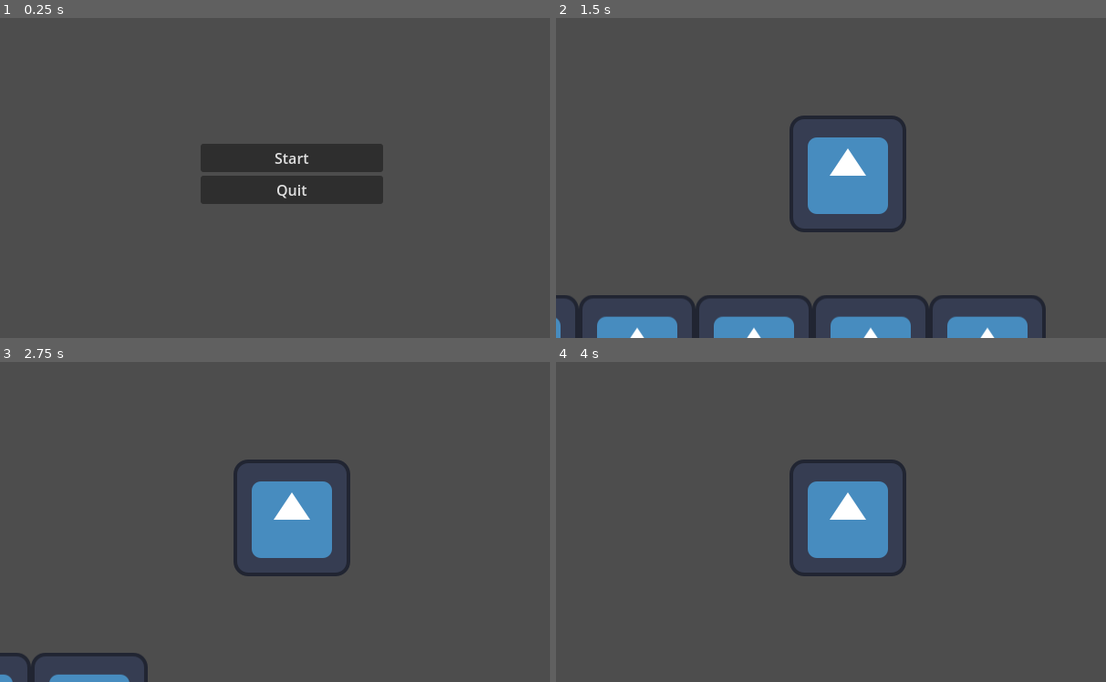
Above: before the commit, frames 1-4 (two rows, left to right).
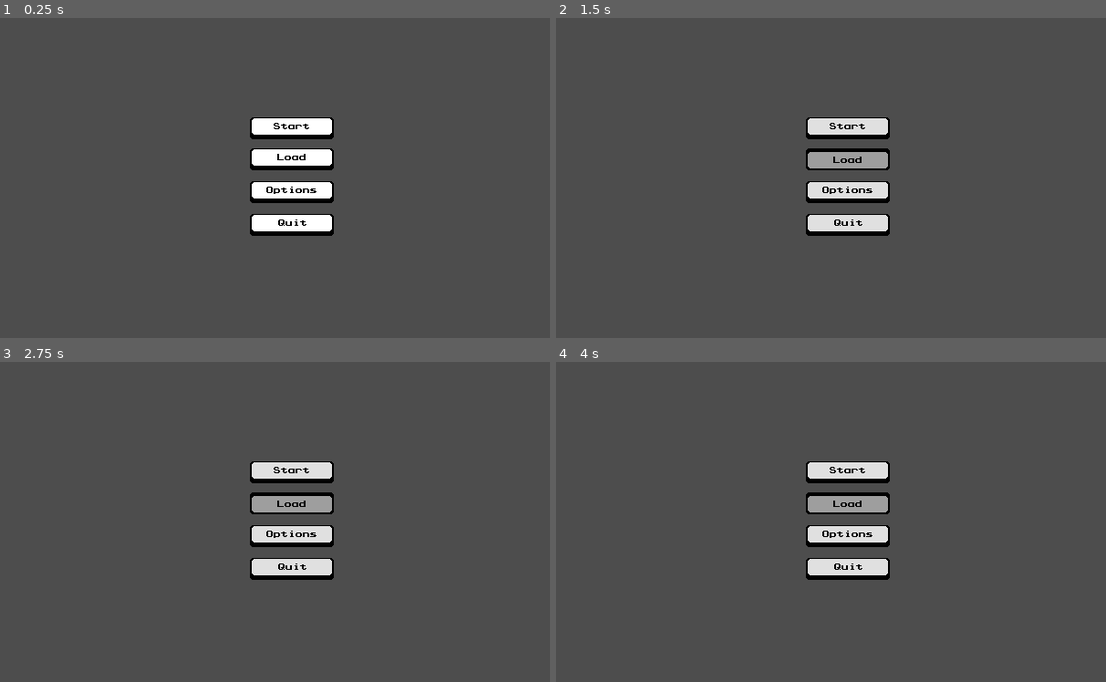
Above: after the commit, the same moments.

Repository: VeeT23/gmtk_2025
Game: Godot game, scene res://ui/main_menu.tscn
Two runs of this game, one before a commit and one after it. Both use one fixed random seed, a clock stepped at 60 frames per second and the inputs below. The engine's default icon, where the game draws it, is replaced by a stand-in: a white triangle on a blue panel in a dark square.
Inputs (mouse positions are in pixels of both pictures, inside the frame that each line leads up to):
- Up to frame 1 (0.25 s): no input
- Up to frame 2 (1.5 s): click (847, 158) at 0.5 s, where only the run before the commit has a clickable "Start"; tap Enter (ui_accept) at 1.25 s; move the mouse to (974, 158) at 1.27 s; hold D (right) from 1.28 s (still down); click (974, 158) at 1.42 s
- Up to frame 3 (2.75 s): keep holding D (right); tap Enter (ui_accept) at 1.52, 2.27 s; move the mouse to (176, 534) at 2.02 s; click (176, 534) at 2.17 s
- Up to frame 4 (4 s): move the mouse to (908, 445) at 2.77 s; release D (right) at 2.78 s; hold A (left) 2.78-3.53 s; click (908, 445) at 2.92 s; move the mouse to (820, 582) at 3.52 s; hold D (right) from 3.53 s (still down); click (820, 582) at 3.67 s; tap Enter (ui_accept) at 3.77 s

The runs differ from the first frame. In frame 1, 7.9% of the frame differs, in the area x 36-70%, y 31-69%; in frame 2, 12%, in the area x 0-90%, y 30-100%; in frame 3, 7.0%; in frame 4, 6.2%.

Commit message:
new menu

Diff:
--- a/ui/main_menu.gd
+++ b/ui/main_menu.gd
@@ -1,10 +1,41 @@
-extends Control
+extends Node2D
+
+const transition_time : float = 0.5
 
 const main_scene_path : String = "res://assets/world/main.tscn"
+const button_size : Rect2 = Rect2(-46,-12,92,24)
 
-func _on_start_button_pressed() -> void:
-	get_tree().change_scene_to_file(main_scene_path)
+@onready var start_button : Sprite2D = $StartButton
+@onready var load_button : Sprite2D = $LoadButton
+@onready var options_button : Sprite2D = $OptionsButton
+@onready var quit_button : Sprite2D = $QuitButton
+@onready var animation_player : AnimationPlayer = $CanvasLayer/Overlay/Fade/AnimationPlayer
 
+func _ready() -> void:
+	animation_player.speed_scale = 1.0 / transition_time
 
-func _on_quit_button_pressed() -> void:
-	get_tree().quit()
+func is_mouse_over_button(button_node : Sprite2D, mouse_position : Vector2) -> bool:
+	return button_size.has_point(button_node.to_local(mouse_position))
+
+func _input(event: InputEvent) -> void:
+	var mouse_position = get_global_mouse_position()
+	if event is InputEventMouseButton and event.pressed and event.button_index == MOUSE_BUTTON_LEFT:
+		if is_mouse_over_button(start_button, mouse_position):
+			start_button.frame_coords.x = 2
+			animation_player.play("fade_out")
+			await get_tree().create_timer(transition_time).timeout
+			get_tree().change_scene_to_file(main_scene_path)
+		elif is_mouse_over_button(load_button, mouse_position):
+			load_button.frame_coords.x = 2 #TODO: add load feature
+		elif is_mouse_over_button(options_button,mouse_position):
+			options_button.frame_coords.x = 2 #TODO: add options
+		elif is_mouse_over_button(quit_button, mouse_position):
+			quit_button.frame_coords.x = 2
+			animation_player.play("fade_out")
+			await get_tree().create_timer(transition_time).timeout
+			get_tree().quit()
+
+	elif event is InputEventMouseMotion:
+		for button in [start_button, load_button, options_button, quit_button]:
+			if button.frame_coords.x != 2:
+				button.frame_coords.x = int(!is_mouse_over_button(button, mouse_position))
--- a/ui/main_menu.tscn
+++ b/ui/main_menu.tscn
@@ -1,37 +1,97 @@
-[gd_scene load_steps=2 format=3 uid="uid://vipcrdkmew12"]
+[gd_scene load_steps=6 format=3 uid="uid://vipcrdkmew12"]
 
 [ext_resource type="Script" uid="uid://fosq7v5dfad4" path="res://ui/main_menu.gd" id="1_t7e0r"]
+[ext_resource type="Texture2D" uid="uid://dgvfnrb0htcx" path="res://ui/sprites/buttons.png" id="2_0dkrt"]
 
-[node name="MainMenu" type="Control"]
+[sub_resource type="Animation" id="Animation_0dkrt"]
+resource_name = "fade_out"
+tracks/0/type = "value"
+tracks/0/imported = false
+tracks/0/enabled = true
+tracks/0/path = NodePath(".:color")
+tracks/0/interp = 1
+tracks/0/loop_wrap = true
+tracks/0/keys = {
+"times": PackedFloat32Array(0.0666667, 1),
+"transitions": PackedFloat32Array(1, 1),
+"update": 0,
+"values": [Color(0, 0, 0, 0), Color(0, 0, 0, 1)]
+}
+
+[sub_resource type="Animation" id="Animation_wk0pr"]
+length = 0.001
+tracks/0/type = "value"
+tracks/0/imported = false
+tracks/0/enabled = true
+tracks/0/path = NodePath(".:color")
+tracks/0/interp = 1
+tracks/0/loop_wrap = true
+tracks/0/keys = {
+"times": PackedFloat32Array(0),
+"transitions": PackedFloat32Array(1),
+"update": 0,
+"values": [Color(0, 0, 0, 0)]
+}
+
+[sub_resource type="AnimationLibrary" id="AnimationLibrary_rmr83"]
+_data = {
+&"RESET": SubResource("Animation_wk0pr"),
+&"fade_out": SubResource("Animation_0dkrt")
+}
+
+[node name="MainMenu" type="Node2D"]
 texture_filter = 1
+script = ExtResource("1_t7e0r")
+
+[node name="StartButton" type="Sprite2D" parent="."]
+texture = ExtResource("2_0dkrt")
+hframes = 3
+vframes = 4
+
+[node name="LoadButton" type="Sprite2D" parent="."]
+position = Vector2(0, 34)
+texture = ExtResource("2_0dkrt")
+hframes = 3
+vframes = 4
+frame = 3
+
+[node name="OptionsButton" type="Sprite2D" parent="."]
+position = Vector2(0, 70)
+texture = ExtResource("2_0dkrt")
+hframes = 3
+vframes = 4
+frame = 6
+
+[node name="QuitButton" type="Sprite2D" parent="."]
+position = Vector2(0, 106)
+texture = ExtResource("2_0dkrt")
+hframes = 3
+vframes = 4
+frame = 9
+
+[node name="Camera2D" type="Camera2D" parent="."]
+position = Vector2(0, 52)
+
+[node name="CanvasLayer" type="CanvasLayer" parent="."]
+
+[node name="Overlay" type="Control" parent="CanvasLayer"]
 layout_mode = 3
 anchors_preset = 15
 anchor_right = 1.0
 anchor_bottom = 1.0
 grow_horizontal = 2
 grow_vertical = 2
-script = ExtResource("1_t7e0r")
 
-[node name="CenterContainer" type="CenterContainer" parent="."]
+[node name="Fade" type="ColorRect" parent="CanvasLayer/Overlay"]
 layout_mode = 1
 anchors_preset = 15
 anchor_right = 1.0
 anchor_bottom = 1.0
 grow_horizontal = 2
 grow_vertical = 2
+color = Color(0, 0, 0, 0)
 
-[node name="VBoxContainer" type="VBoxContainer" parent="CenterContainer"]
-custom_minimum_size = Vector2(200, 0)
-layout_mode = 2
-alignment = 1
-
-[node name="StartButton" type="Button" parent="CenterContainer/VBoxContainer"]
-layout_mode = 2
-text = "Start"
-
-[node name="QuitButton" type="Button" parent="CenterContainer/VBoxContainer"]
-layout_mode = 2
-text = "Quit"
-
-[connection signal="pressed" from="CenterContainer/VBoxContainer/StartButton" to="." method="_on_start_button_pressed"]
-[connection signal="pressed" from="CenterContainer/VBoxContainer/QuitButton" to="." method="_on_quit_button_pressed"]
+[node name="AnimationPlayer" type="AnimationPlayer" parent="CanvasLayer/Overlay/Fade"]
+libraries = {
+&"": SubResource("AnimationLibrary_rmr83")
+}
Binary file added: assets/buttons.png
Not shown, added: assets/buttons.png.import
Binary file added: ui/font/prstartk.ttf
Not shown, added: ui/font/prstartk.ttf.import
Binary file added: ui/sprites/Keyboard Letters and Symbols.png
Not shown, added: ui/sprites/Keyboard Letters and Symbols.png.import
Binary file added: ui/sprites/buttons.png
Not shown, added: ui/sprites/buttons.png.import
